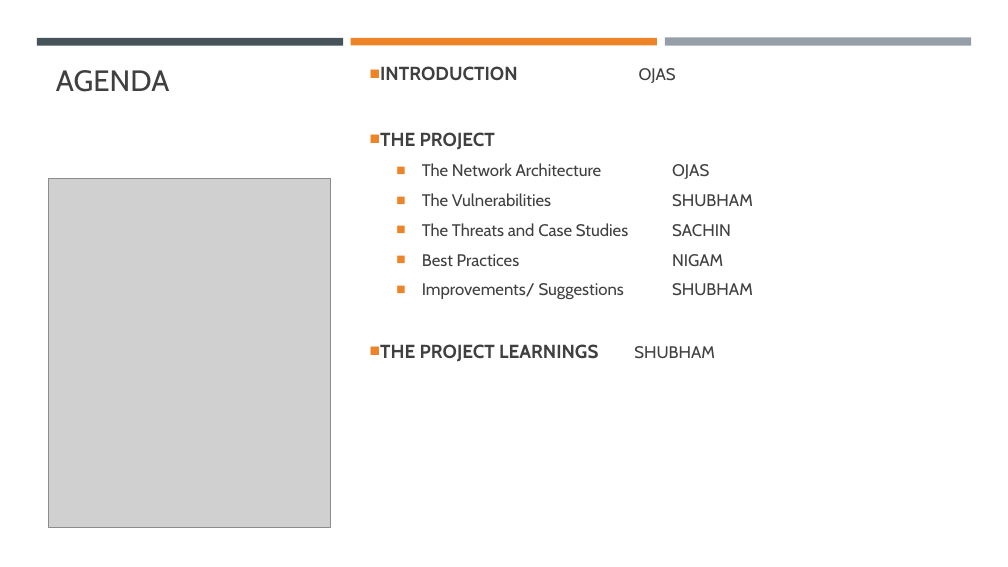
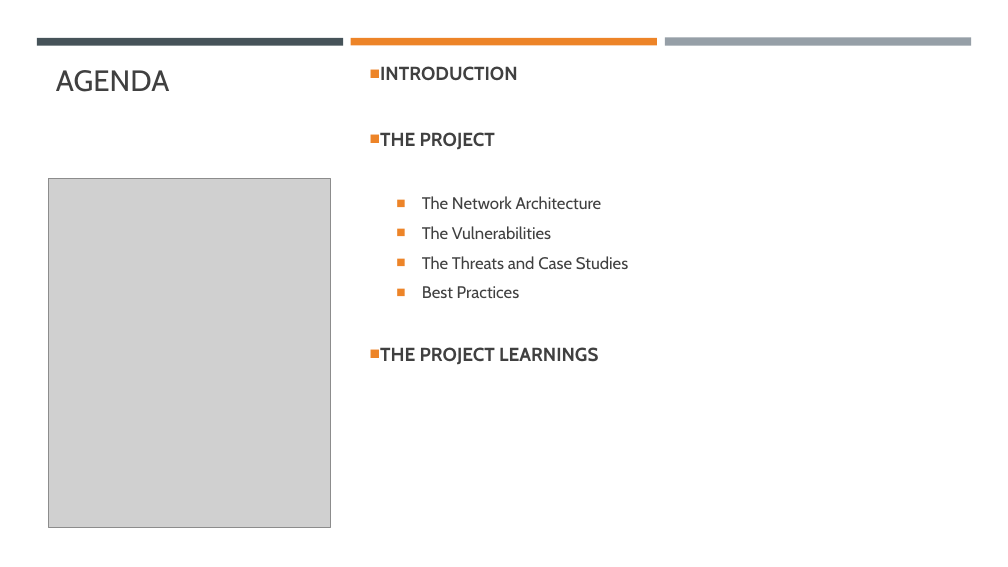
Before and after one commit to opandey1/Group6-Cloud-Network-Assessment, a slide deck: slide 2 of presentation/Cloud Network Security Threat Analysis.pptx. Drawn at 1008x567 pixels with LibreOffice and Linux fonts; fonts in the diff are those of the drawing; grey boxes stand for pictures. Boxes give left, top, right and bottom in pixels: in the first picture for what was removed or moved away, otherwise in the second. Text is boxed around its words. In the diff, an @@ line names an element or a change of style, - is before the commit and + after.

```diff
--- a/presentation/Cloud Network Security Threat Analysis.pptx
+++ b/presentation/Cloud Network Security Threat Analysis.pptx
@@ text at box(380, 66, 518, 81): text changed @@
-■ INTRODUCTION OJAS
+■ INTRODUCTION
@@ text at box(380, 196, 628, 365): text changed @@
-  ■ The Network Architecture OJAS
-  ■ The Vulnerabilities SHUBHAM
-  ■ The Threats and Case Studies SACHIN
-  ■ Best Practices NIGAM
-  ■ Improvements/ Suggestions SHUBHAM
-■ THE PROJECT LEARNINGS SHUBHAM
+  ■ The Network Architecture
+  ■ The Vulnerabilities
+  ■ The Threats and Case Studies
+  ■ Best Practices
+■ THE PROJECT LEARNINGS
```
Also in this commit, not shown: 2 other slides changed.
